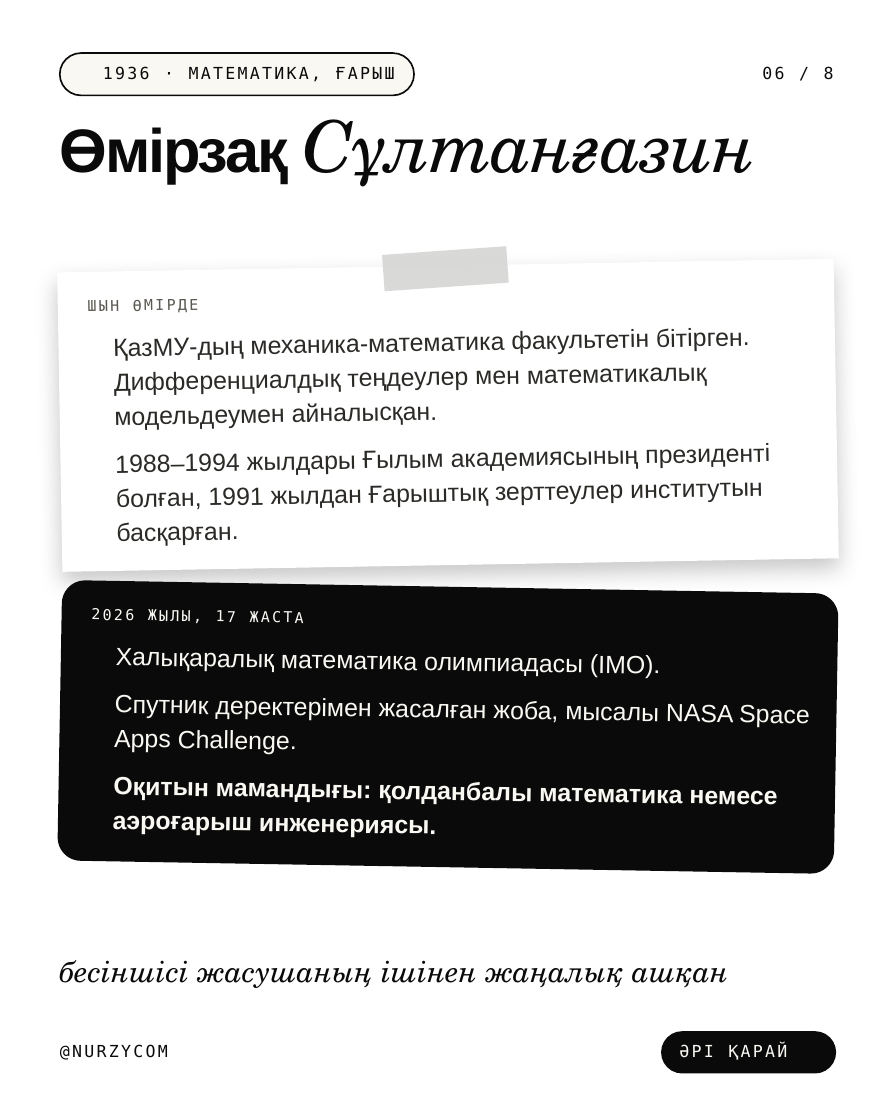
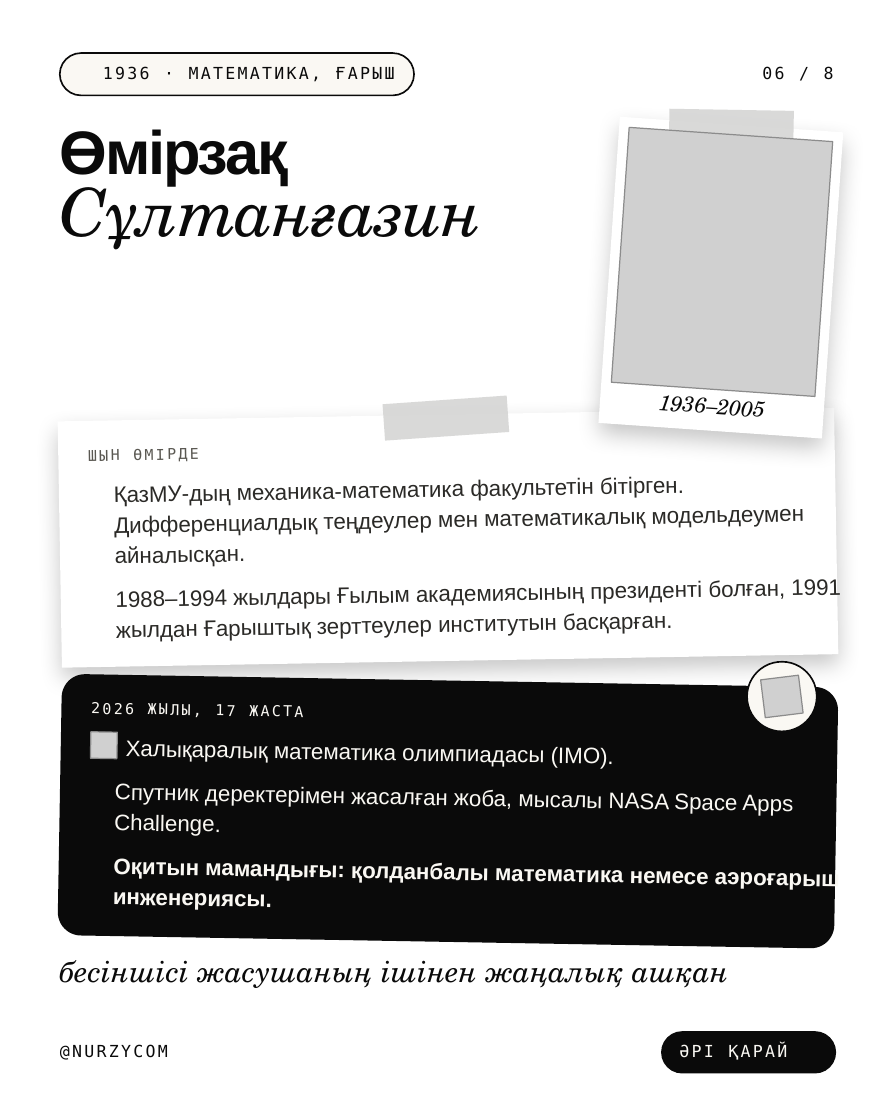
Before and after one commit to galiandojonathan-ship-it1/nurzycom_brand, a slide deck: slide 6 of social/pptx/kz-scientists.pptx. Drawn at 896x1120 pixels with LibreOffice and Linux fonts; fonts in the diff are those of the drawing; grey boxes stand for pictures; background and template pictures are left out. Boxes give left, top, right and bottom in pixels: in the first picture for what was removed or moved away, otherwise in the second. Text is boxed around its words. In the diff, an @@ line names an element or a change of style, - is before the commit and + after.

```diff
--- a/social/pptx/kz-scientists.pptx
+++ b/social/pptx/kz-scientists.pptx
@@ rectangle added at bbox=[599, 117, 844, 439], fill #FFFFFF @@
@@ rectangle added at bbox=[669, 109, 794, 148], fill #D5D5D4 at 90% opacity @@
@@ text "Өмірзақ Сұлтанғазин" at bbox=[60, 129, 482, 250]: size 43 to 40 pt, letter spacing -0.9 to -0.8 pt in "Сұлтанғазин" @@
@@ picture added at bbox=[611, 127, 833, 396] @@
@@ text added at bbox=[658, 389, 764, 417], 13 pt, text #0A0A0A, italic @@
+1936–2005
@@ rectangle: place and size @@
-rectangle at bbox=[57, 258, 839, 572]
+rectangle at bbox=[58, 408, 838, 667]
@@ rectangle: place and size @@
-rectangle at bbox=[382, 247, 509, 292]
+rectangle at bbox=[382, 396, 509, 442]
@@ text "ШЫН ӨМІРДЕ": place and size @@
-text "ШЫН ӨМІРДЕ" at bbox=[88, 299, 198, 313]
+text "ШЫН ӨМІРДЕ" at bbox=[88, 448, 198, 462]
@@ text "ҚазМУ-дың механика-математика факультетін бітірген. Дифферен ...": place and size @@
-text "ҚазМУ-дың механика-математика факультетін бітірген. Дифферен ..." at bbox=[113, 328, 750, 430]
+text "ҚазМУ-дың механика-математика факультетін бітірген. Дифферен ..." at bbox=[114, 476, 805, 567]
@@ text "1988–1994 жылдары Ғылым академиясының президенті ...": place and size @@
-text "1988–1994 жылдары Ғылым академиясының президенті ..." at bbox=[115, 443, 770, 546]
+text "1988–1994 жылдары Ғылым академиясының президенті ..." at bbox=[116, 580, 702, 642]
@@ ellipse added at bbox=[743, 658, 820, 735], fill #FAF8F3, outline #0A0A0A 1 pt @@
@@ rounded rectangle: place and size @@
-rounded rectangle at bbox=[57, 580, 839, 874]
+rounded rectangle at bbox=[58, 674, 838, 949]
@@ rounded rectangle at bbox=[58, 674, 838, 949]: proportions changed @@
@@ picture added at bbox=[761, 675, 804, 718] @@
@@ text "2026 ЖЫЛЫ, 17 ЖАСТА": place and size @@
-text "2026 ЖЫЛЫ, 17 ЖАСТА" at bbox=[91, 608, 304, 623]
+text "2026 ЖЫЛЫ, 17 ЖАСТА" at bbox=[91, 702, 303, 717]
@@ picture added at bbox=[91, 732, 117, 759] @@
@@ size 15 to 13.5 pt; line spacing 20.7pt to 18.4pt in 5 elements at bbox=[113, 858, 709, 910], bbox=[114, 783, 793, 836], bbox=[116, 580, 702, 642], bbox=[114, 476, 805, 567], bbox=[126, 740, 614, 769] @@
@@ text "Халықаралық математика олимпиадасы (IMO).": place and size @@
-text "Халықаралық математика олимпиадасы (IMO)." at bbox=[116, 648, 660, 678]
+text "Халықаралық математика олимпиадасы (IMO)." at bbox=[126, 740, 614, 769]
@@ text "Спутник деректерімен жасалған жоба, мысалы ...": place and size @@
-text "Спутник деректерімен жасалған жоба, мысалы ..." at bbox=[114, 694, 810, 755]
+text "Спутник деректерімен жасалған жоба, мысалы ..." at bbox=[114, 783, 793, 836]
@@ text "Оқитын мамандығы: қолданбалы математика немесе ...": place and size @@
-text "Оқитын мамандығы: қолданбалы математика немесе ..." at bbox=[113, 777, 777, 838]
+text "Оқитын мамандығы: қолданбалы математика немесе ..." at bbox=[113, 858, 709, 910]
```
Also in this commit, not shown: 5 other slides changed, 19 other files.
